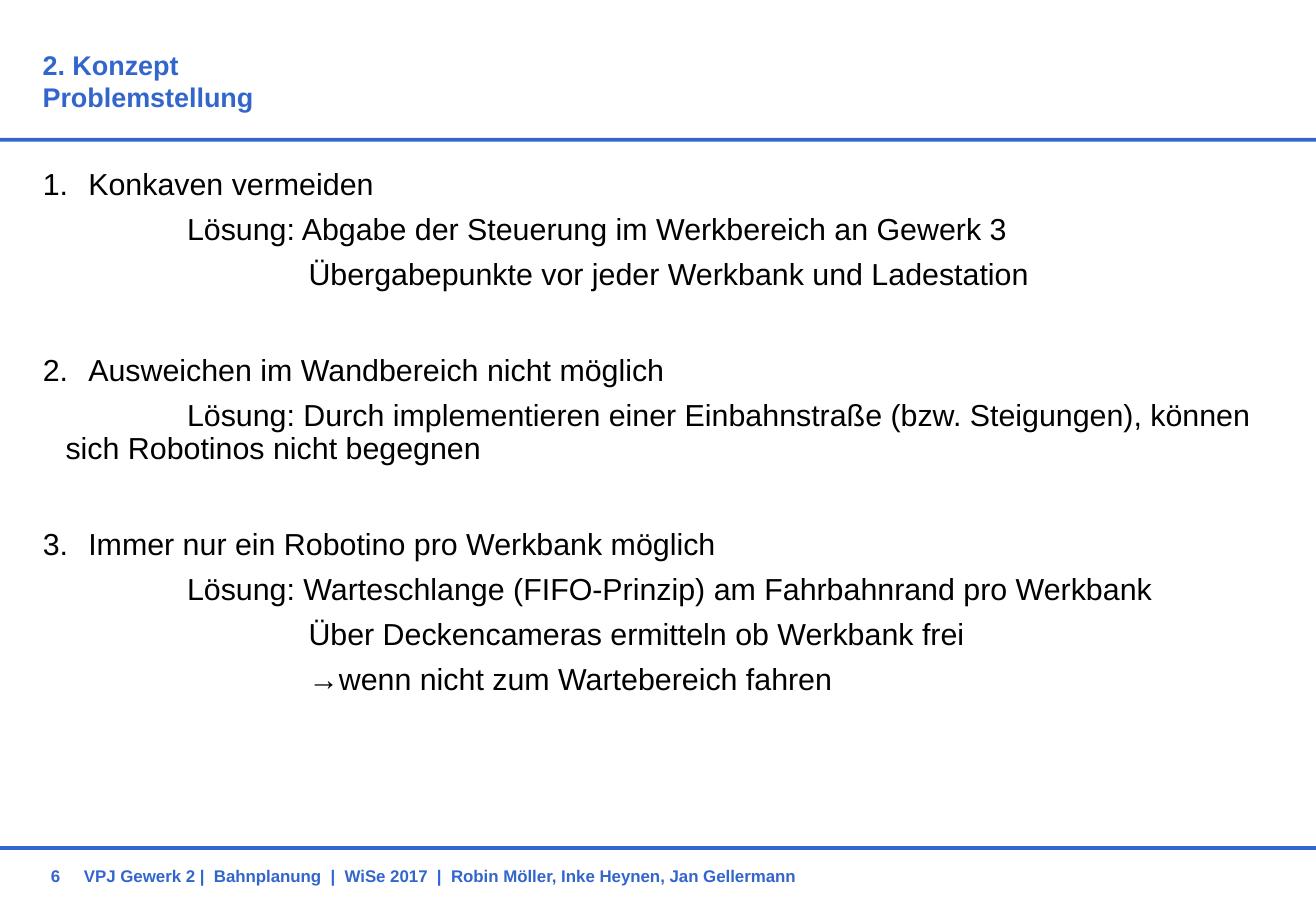
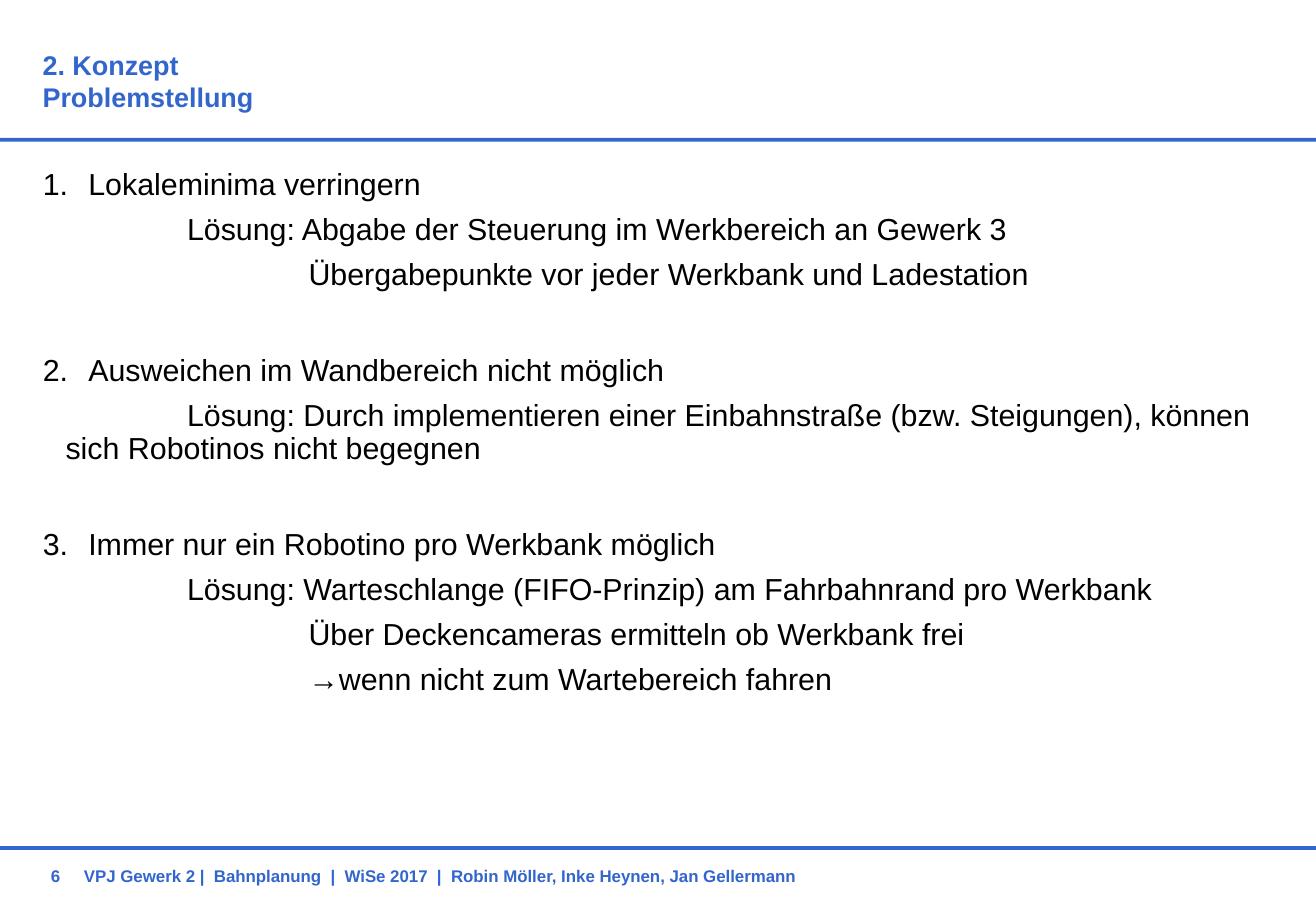
Before and after one commit to RobinMoeller/VPJ-Gewerk-2, a slide deck: slide 6 of Präsi_Konzept.pptx. Drawn at 1316x911 pixels with LibreOffice and Linux fonts; fonts in the diff are those of the drawing; background and template pictures are left out. Boxes give left, top, right and bottom in pixels: in the first picture for what was removed or moved away, otherwise in the second. Text is boxed around its words. In the diff, an @@ line names an element or a change of style, - is before the commit and + after.

```diff
--- a/Präsi_Konzept.pptx
+++ b/Präsi_Konzept.pptx
@@ text at [88, 173, 421, 201]: text changed @@
-  1. Konkaven vermeiden
+  1. Lokaleminima verringern
```
Also in this commit, not shown: 2 other slides changed.
